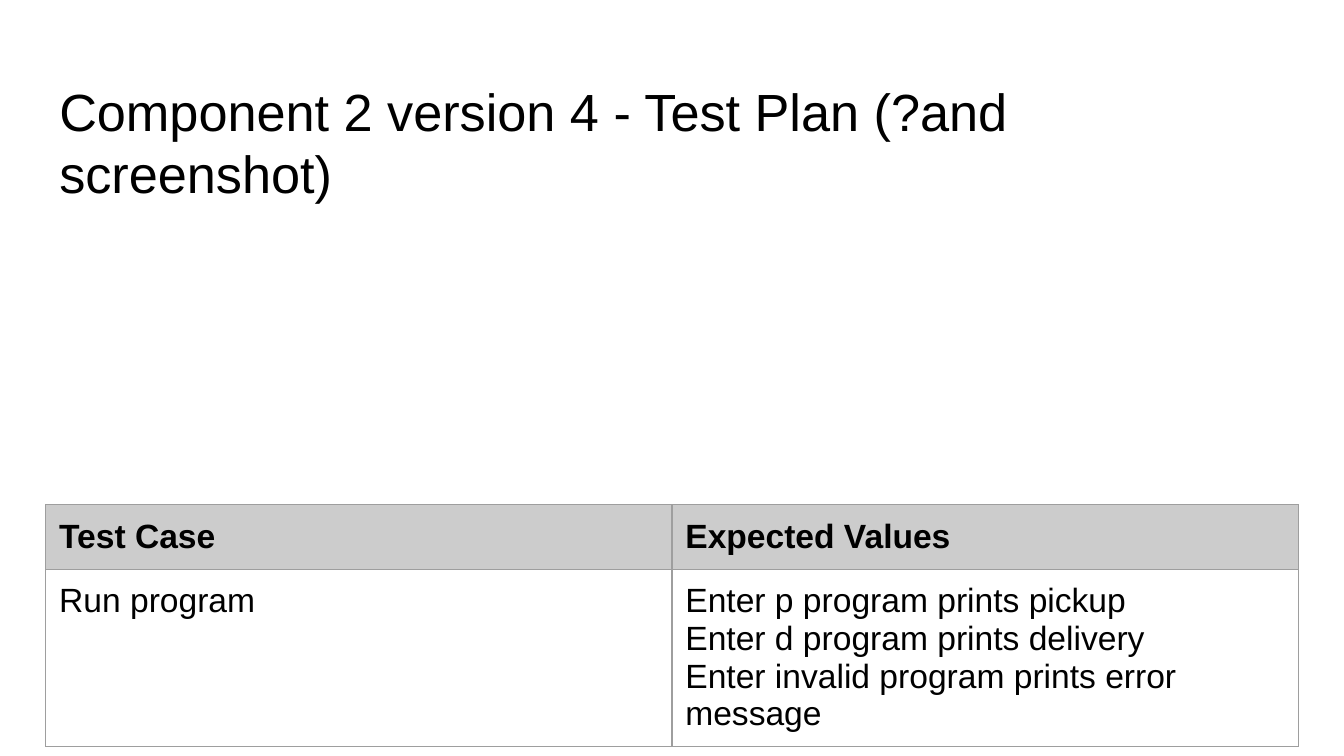
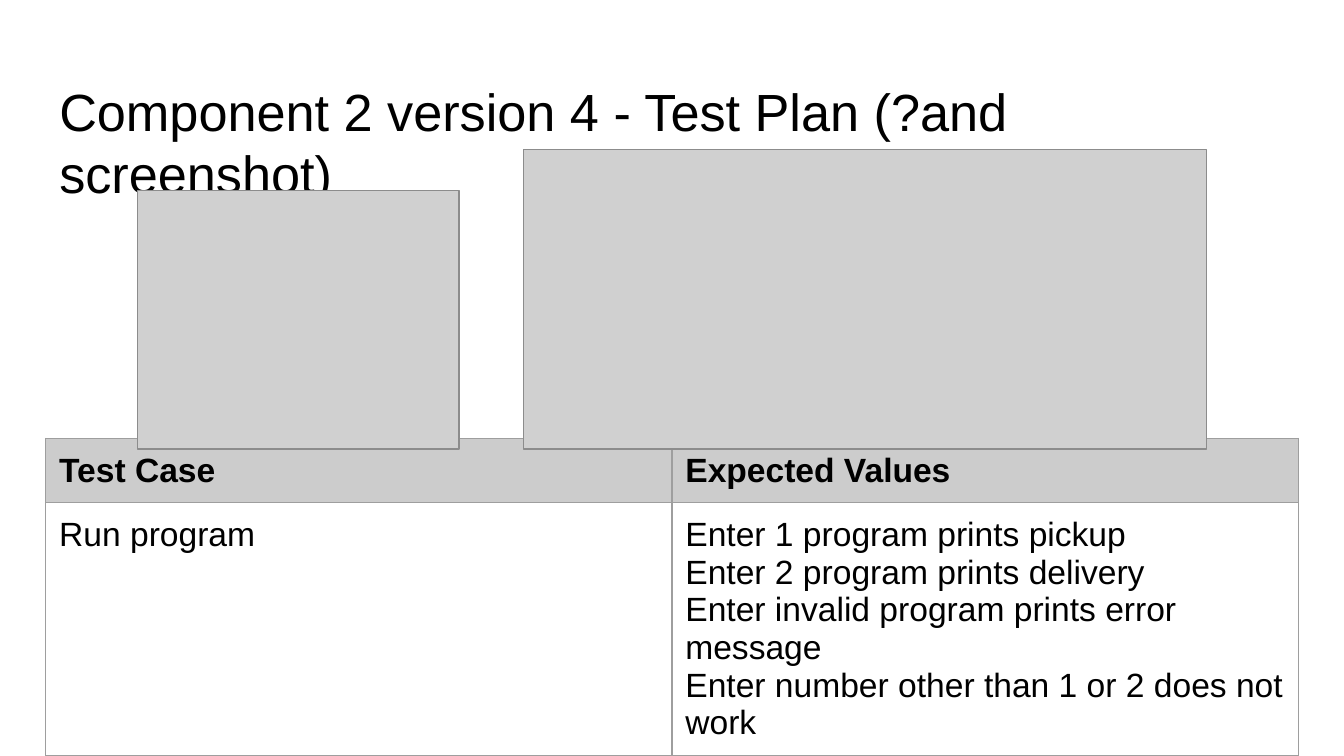
Before and after one commit to James-Wilde/Pizza_Bot, a slide deck: slide 11 of 022_91893+_+91897+Documentation.pptx. Drawn at 1344x756 pixels with LibreOffice and Linux fonts; fonts in the diff are those of the drawing; grey boxes stand for pictures. Boxes give left, top, right and bottom in pixels: in the first picture for what was removed or moved away, otherwise in the second. Text is boxed around its words. In the diff, an @@ line names an element or a change of style, - is before the commit and + after.

Commit message:
Created pickup or delivery menu
Created different versions of menu refining it in version 5

```diff
--- a/022_91893+_+91897+Documentation.pptx
+++ b/022_91893+_+91897+Documentation.pptx
@@ picture added at (x1=523, y1=149, x2=1207, y2=449) @@
@@ picture added at (x1=137, y1=191, x2=458, y2=450) @@
@@ table at (x1=46, y1=438, x2=1298, y2=756) @@
-row 2, column 2: Enter p program prints pickup / Enter d program prints delivery / Enter invalid program prints error message
+row 2, column 2: Enter 1 program prints pickup / Enter 2 program prints delivery / Enter invalid program prints error message / Enter number other than 1 or 2 does not work
@@ table resized from (x1=46, y1=505, x2=1298, y2=756) to (x1=46, y1=438, x2=1298, y2=756) @@
```
Also in this commit, not shown: 1 slide added, 1 other file.
